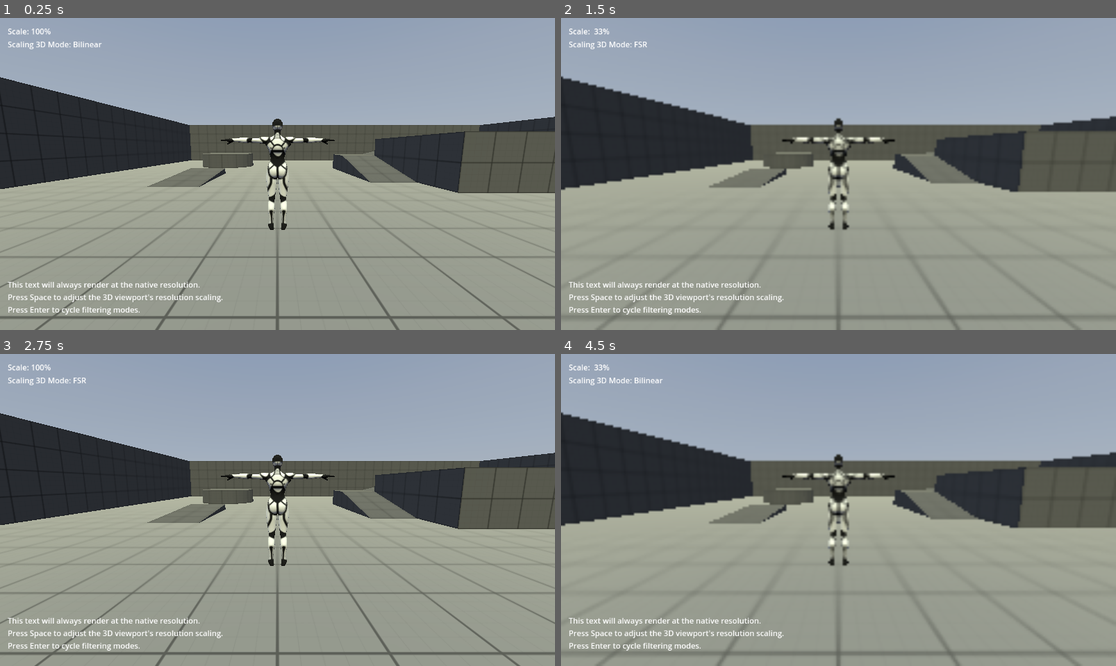
Above: before the commit, frames 1-4 (two rows, left to right).
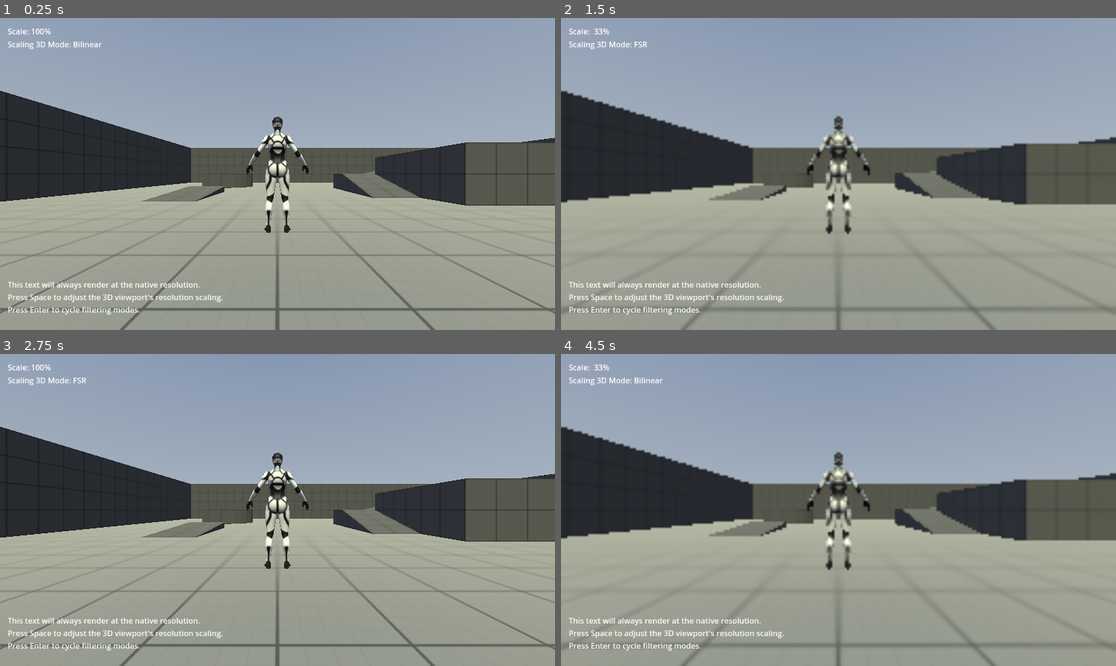
Above: after the commit, the same moments.

Repository: DamienFremont/godot4-3dgame-starter
Game: Godot game, scene res://scenes/unrealthirdperson.tscn
Same seed, same stepped clock (60 frames per second), same inputs: the game is played once before the commit and once after it. A sky picture missing from this copy of the repository is replaced by a grey-blue gradient.
Inputs:
- Up to frame 1 (0.25 s): no input
- Up to frame 2 (1.5 s): tap Space (cycle_viewport_resolution) at 0.5 s; hold Space (cycle_viewport_resolution) 0.53-1.28 s; tap Enter (toggle_filtering) at 1.35 s
- Up to frame 3 (2.75 s): tap Space (cycle_viewport_resolution) at 2 s; hold Space (cycle_viewport_resolution) from 2.03 s (still down)
- Up to frame 4 (4.5 s): release Space (cycle_viewport_resolution) at 2.78 s; tap Enter (toggle_filtering) at 2.85, 4.35 s; tap Space (cycle_viewport_resolution) at 3.5 s; hold Space (cycle_viewport_resolution) 3.53-4.28 s

The runs differ from the first frame. In frame 1, 18% of the frame differs, in the area x 0-100%, y 18-100%; in frame 2, 17%; in frame 3, 18%; in frame 4, 17%.

Commit message:
feat: 🎸 character material

Diff:
--- a/standalone/desktop_win64/scenes/unrealthirdperson.tscn
+++ b/standalone/desktop_win64/scenes/unrealthirdperson.tscn
@@ -7,9 +7,7 @@
 [ext_resource type="ArrayMesh" uid="uid://hn7grxn7y7rr" path="res://assets/models/SM_Ramp.obj" id="3_pguqf"]
 [ext_resource type="Material" uid="uid://cchdjprgwwgv" path="res://materials/MI_Grid_Gray.tres" id="5_c3sub"]
 [ext_resource type="Material" uid="uid://c1oardomoukyr" path="res://materials/MI_Grid_TopDark.tres" id="5_jpgsx"]
-[ext_resource type="ArrayMesh" uid="uid://b74vv1l7gf242" path="res://assets/models/Character.obj" id="8_iwtmo"]
-[ext_resource type="Material" uid="uid://cuphsi1oxjcxr" path="res://materials/Character_diffuse_0.tres" id="9_6vykg"]
-[ext_resource type="Material" uid="uid://dxu751rvrqfmw" path="res://materials/Character_diffuse_1.tres" id="10_b66vy"]
+[ext_resource type="PackedScene" uid="uid://dp6u00bte4co8" path="res://assets/models/Character.glb" id="8_x4xqi"]
 
 [sub_resource type="PanoramaSkyMaterial" id="PanoramaSkyMaterial_hrqbg"]
 panorama = ExtResource("1_eakgw")
@@ -180,14 +178,10 @@
 [node name="PlayerStart" type="Node" parent="Node3D"]
 
 [node name="Camera3D" type="Camera3D" parent="Node3D/PlayerStart"]
-transform = Transform3D(-4.33389e-08, 0.130267, -0.991479, 5.69414e-09, 0.991479, 0.130267, 1, 4.44089e-16, -4.37114e-08, 5.37621, 1.5, 11)
+transform = Transform3D(-4.37114e-08, 0, -1, 0, 1, 0, 1, 0, -4.37114e-08, 5.5, 1, 11)
 
-[node name="Character" type="MeshInstance3D" parent="Node3D/PlayerStart"]
+[node name="Character2" parent="Node3D/PlayerStart" instance=ExtResource("8_x4xqi")]
 transform = Transform3D(-4.80825e-08, 0, 1.1, 0, 1.1, 0, -1.1, 0, -4.80825e-08, 9, 0, 11)
-mesh = ExtResource("8_iwtmo")
-skeleton = NodePath("../../..")
-surface_material_override/0 = ExtResource("9_6vykg")
-surface_material_override/1 = ExtResource("10_b66vy")
 
 [node name="SM_Ramp" type="MeshInstance3D" parent="Node3D"]
 transform = Transform3D(-8.74228e-08, 0, -4, 0, 0.3, 0, 2, 0, -1.74846e-07, 17, 0, 6)
Binary file added: standalone/desktop_win64/assets/models/Character.glb
Not shown, added: standalone/desktop_win64/assets/models/Character.glb.import
Binary file added: standalone/desktop_win64/assets/models/Character_Character_diffuse_0-1024.png
Not shown, added: standalone/desktop_win64/assets/models/Character_Character_diffuse_0-1024.png.import
Binary file added: standalone/desktop_win64/assets/models/Character_Character_diffuse_1-1024.png
Not shown, added: standalone/desktop_win64/assets/models/Character_Character_diffuse_1-1024.png.import
Not shown: 1 places in standalone/desktop_win64/scenes/unrealthirdperson.tscn that only renumber resources
Not shown, changed: README.md
Not shown, changed: docs/README/screenshot-godot.png
